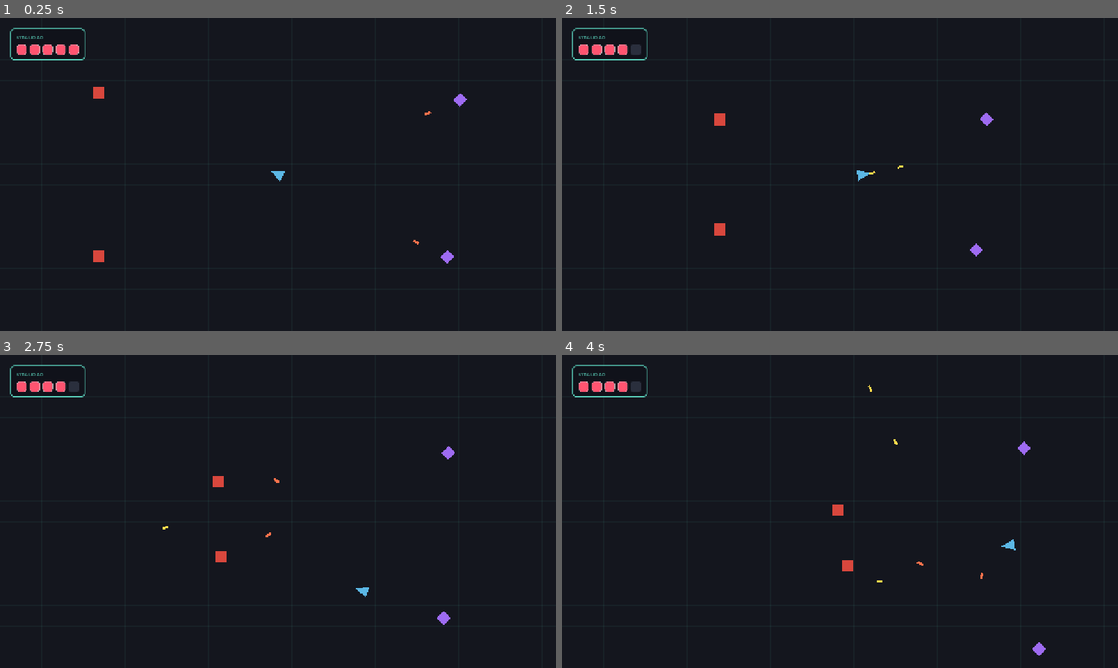
Above: before the commit, frames 1-4 (two rows, left to right).
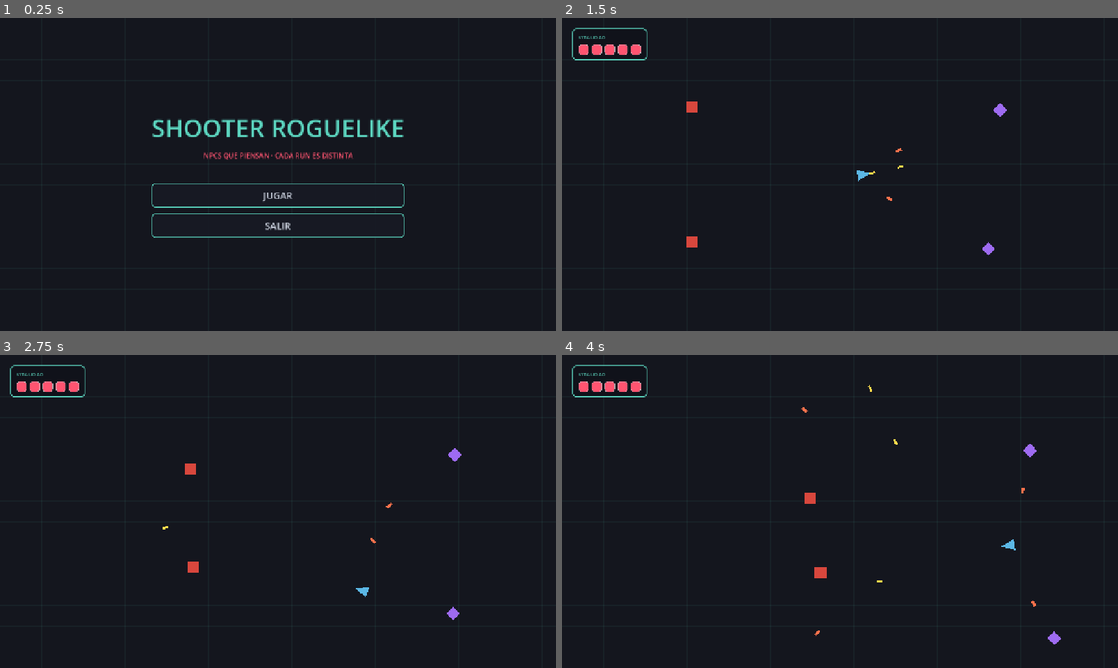
Above: after the commit, the same moments.

Repository: Im-diegollull/Shooter-Roguelike
Game: Godot game, scene res://scenes/ui/MainMenu.tscn
Two runs of this game, one before a commit and one after it. Both use one fixed random seed, a clock stepped at 60 frames per second and the inputs below. Before the commit the project starts from res://scenes/world/Main.tscn.
Inputs (mouse positions are in pixels of both pictures, inside the frame that each line leads up to):
- Up to frame 1 (0.25 s): no input
- Up to frame 2 (1.5 s): click (840, 196) at 0.5 s, where only the run after the commit has a clickable "JUGAR"; tap Enter at 1.25 s; move the mouse to (962, 158) at 1.27 s; press the mouse at (962, 158) at 1.28 s; hold D (move_right) from 1.28 s (still down)
- Up to frame 3 (2.75 s): move the mouse to (166, 527) at 2.02 s; release D (move_right) at 2.03 s; release the mouse at (166, 527) at 2.03 s; hold S (move_down) from 2.03 s (still down); tap R at 2.1 s
- Up to frame 4 (4 s): move the mouse to (895, 442) at 2.77 s; release S (move_down) at 2.78 s; press the mouse at (895, 442) at 2.78 s; hold D (move_right) 2.78-3.53 s; move the mouse to (812, 574) at 3.52 s; release the mouse at (812, 574) at 3.53 s; hold W (move_up) from 3.53 s (still down); tap R at 3.6 s

The runs differ from the first frame. In frame 1, 3.2% of the frame differs, in the area x 1-84%, y 3-79%; in frame 2, 0.6%; in frame 3, 0.6%; in frame 4, 0.6%.

Commit message:
feat: menú principal retro-moderno y escena inicial

Diff:
--- a/project.godot
+++ b/project.godot
@@ -11,7 +11,7 @@
 [application]
 
 config/name="Shooter Roguelike"
-run/main_scene="res://scenes/world/Main.tscn"
+run/main_scene="res://scenes/ui/MainMenu.tscn"
 config/features=PackedStringArray("4.7", "GL Compatibility")
 config/icon="res://icon.svg"
 
--- /dev/null
+++ b/scenes/ui/MainMenu.gd
@@ -0,0 +1,94 @@
+extends Control
+
+# --- Paleta retro-moderna (coherente con el HUD) ---
+const COLOR_TITLE := Color("5cd6c0")
+const COLOR_ACCENT := Color("ff5470")
+const COLOR_TEXT := Color("cdd3e0")
+const COLOR_BTN_BG := Color(0.09, 0.1, 0.14, 0.92)
+const COLOR_BG := Color("14161e")
+
+const GRID_CELL := 48.0
+const GRID_LINE := Color(0.36, 0.84, 0.75, 0.06)
+
+const MAIN_SCENE := "res://scenes/world/Main.tscn"
+
+var _view: Vector2
+
+func _ready() -> void:
+	set_anchors_preset(Control.PRESET_FULL_RECT)
+	_view = get_viewport_rect().size
+	_build_ui()
+
+func _draw() -> void:
+	# Rejilla de fondo tipo Tron, igual que en el juego.
+	draw_rect(Rect2(Vector2.ZERO, _view), COLOR_BG)
+	var x: float = 0.0
+	while x <= _view.x:
+		draw_line(Vector2(x, 0.0), Vector2(x, _view.y), GRID_LINE, 1.0)
+		x += GRID_CELL
+	var y: float = 0.0
+	while y <= _view.y:
+		draw_line(Vector2(0.0, y), Vector2(_view.x, y), GRID_LINE, 1.0)
+		y += GRID_CELL
+
+func _build_ui() -> void:
+	var center := CenterContainer.new()
+	center.set_anchors_preset(Control.PRESET_FULL_RECT)
+	add_child(center)
+
+	var vb := VBoxContainer.new()
+	vb.alignment = BoxContainer.ALIGNMENT_CENTER
+	vb.add_theme_constant_override("separation", 14)
+	center.add_child(vb)
+
+	var title := Label.new()
+	title.text = "SHOOTER ROGUELIKE"
+	title.horizontal_alignment = HORIZONTAL_ALIGNMENT_CENTER
+	title.add_theme_color_override("font_color", COLOR_TITLE)
+	title.add_theme_font_size_override("font_size", 56)
+	vb.add_child(title)
+
+	var subtitle := Label.new()
+	subtitle.text = "NPCS QUE PIENSAN · CADA RUN ES DISTINTA"
+	subtitle.horizontal_alignment = HORIZONTAL_ALIGNMENT_CENTER
+	subtitle.add_theme_color_override("font_color", COLOR_ACCENT)
+	subtitle.add_theme_font_size_override("font_size", 16)
+	vb.add_child(subtitle)
+
+	var spacer := Control.new()
+	spacer.custom_minimum_size = Vector2(0, 24)
+	vb.add_child(spacer)
+
+	vb.add_child(_make_button("JUGAR", _on_play))
+	vb.add_child(_make_button("SALIR", _on_quit))
+
+func _make_button(text: String, handler: Callable) -> Button:
+	var btn := Button.new()
+	btn.text = text
+	btn.custom_minimum_size = Vector2(280, 56)
+	btn.add_theme_font_size_override("font_size", 22)
+	btn.add_theme_color_override("font_color", COLOR_TEXT)
+	btn.add_theme_color_override("font_hover_color", COLOR_TITLE)
+	btn.add_theme_color_override("font_pressed_color", COLOR_TITLE)
+	btn.add_theme_stylebox_override("normal", _btn_style(COLOR_BTN_BG, COLOR_TITLE, 2))
+	btn.add_theme_stylebox_override("hover", _btn_style(Color(0.12, 0.16, 0.2, 0.95), COLOR_TITLE, 2))
+	btn.add_theme_stylebox_override("pressed", _btn_style(Color(0.08, 0.1, 0.13, 1.0), COLOR_ACCENT, 2))
+	btn.add_theme_stylebox_override("focus", _btn_style(Color(0, 0, 0, 0), COLOR_TITLE, 2))
+	btn.pressed.connect(handler)
+	return btn
+
+func _btn_style(bg: Color, border: Color, width: int) -> StyleBoxFlat:
+	var sb := StyleBoxFlat.new()
+	sb.bg_color = bg
+	sb.border_color = border
+	sb.set_border_width_all(width)
+	sb.set_corner_radius_all(8)
+	sb.content_margin_top = 10
+	sb.content_margin_bottom = 10
+	return sb
+
+func _on_play() -> void:
+	get_tree().change_scene_to_file(MAIN_SCENE)
+
+func _on_quit() -> void:
+	get_tree().quit()
--- /dev/null
+++ b/scenes/ui/MainMenu.tscn
@@ -0,0 +1,8 @@
+[gd_scene load_steps=2 format=3 uid="uid://bshmainmenu001"]
+
+[ext_resource type="Script" path="res://scenes/ui/MainMenu.gd" id="1_menu"]
+
+[node name="MainMenu" type="Control"]
+layout_mode = 3
+anchors_preset = 15
+script = ExtResource("1_menu")
Not shown, added: scenes/ui/MainMenu.gd.uid
